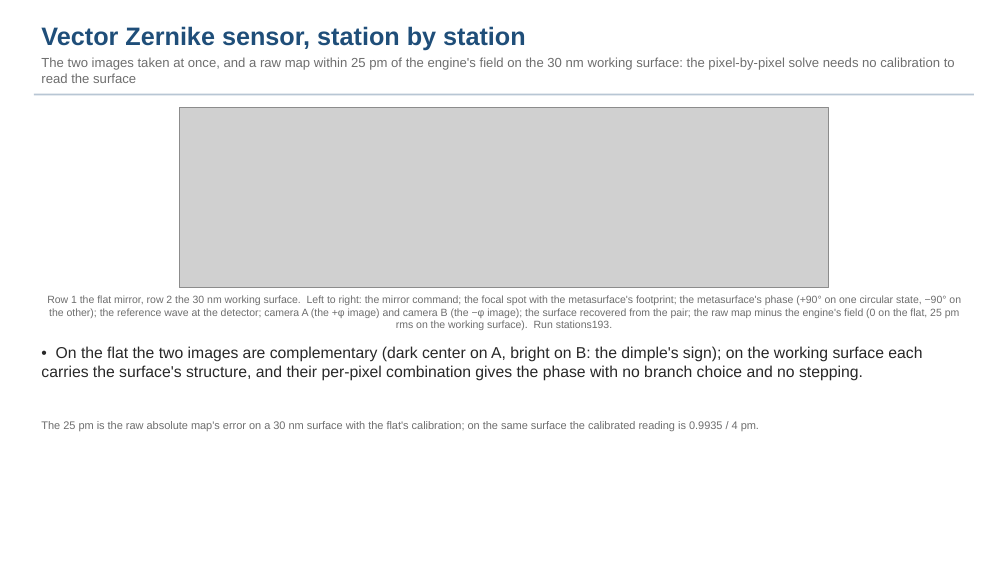
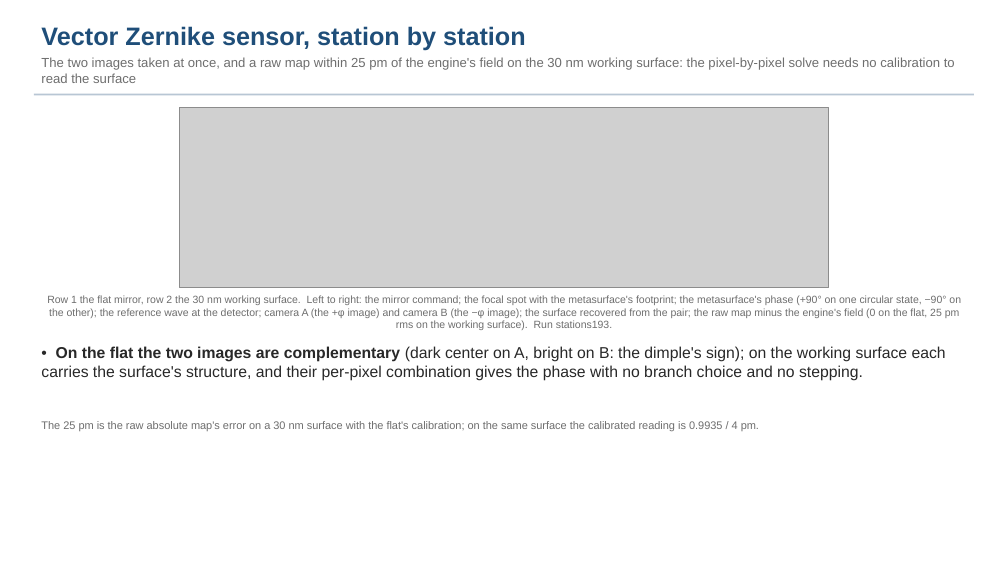
Before and after one commit to nasa-jpl/macos, a slide deck: slide 21 of demo_session/deck_gauges.pptx. Drawn at 1008x567 pixels with LibreOffice and Linux fonts; fonts in the diff are those of the drawing; grey boxes stand for pictures. Boxes give left, top, right and bottom in pixels: in the first picture for what was removed or moved away, otherwise in the second. Text is boxed around its words. In the diff, an @@ line names an element or a change of style, - is before the commit and + after.

```diff
--- a/demo_session/deck_gauges.pptx
+++ b/demo_session/deck_gauges.pptx
@@ text "• On the flat the ..." at [41,346,946,381]: bold on in "On the flat the two images are ..." @@
```
Also in this commit, not shown: 38 other slides changed, 21 other files.
